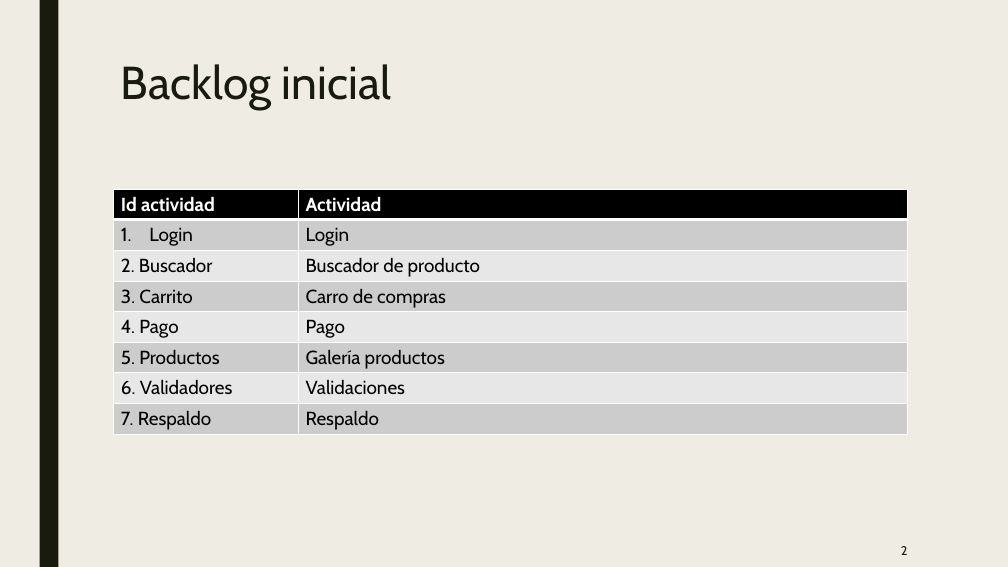
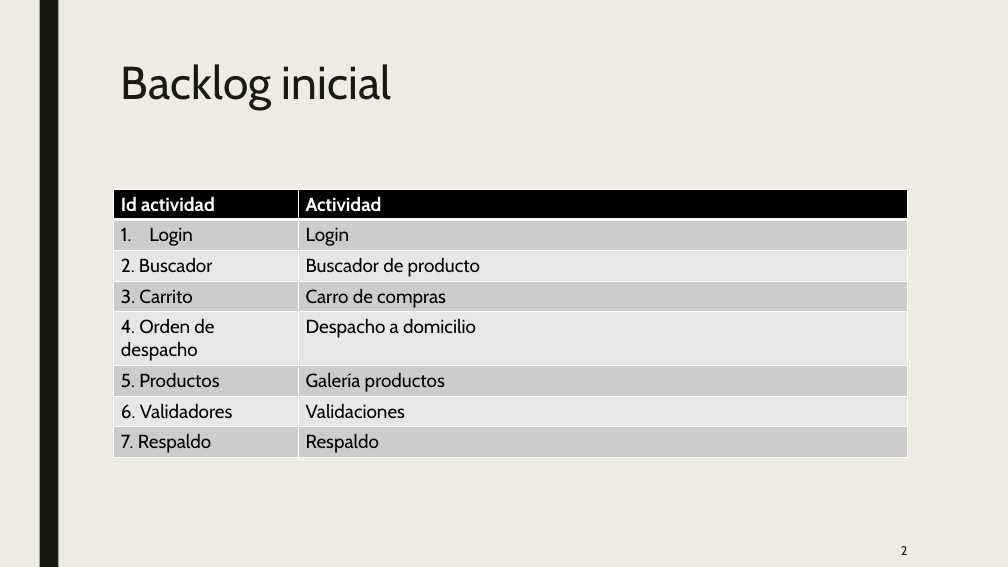
Before and after one commit to LucasOrozcoE/Evaluacion-sumativa3, a slide deck: slide 2 of actividad sumativa3.pptx. Drawn at 1008x567 pixels with LibreOffice and Linux fonts; fonts in the diff are those of the drawing. Boxes give left, top, right and bottom in pixels: in the first picture for what was removed or moved away, otherwise in the second. Text is boxed around its words. In the diff, an @@ line names an element or a change of style, - is before the commit and + after.

```diff
--- a/actividad sumativa3.pptx
+++ b/actividad sumativa3.pptx
@@ table at box(113, 189, 907, 457) @@
-row 5, column 1: 4. Pago
+row 5, column 1: 4. Orden de despacho
-row 5, column 2: Pago
+row 5, column 2: Despacho a domicilio
```
Also in this commit, not shown: 2 other slides changed, 3 slides added, 2 slides removed.
